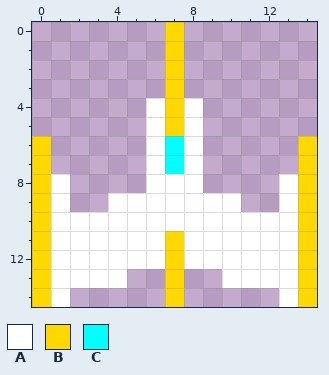
A pixel-art sprite gets an edit: assets/player.png. The picture above was drawn from the file before the commit.
The file is 15x15 pixels.
Palette (. is transparent): A #ffffff  B #ffd800  C #00ffff
Pixels before, first column x 0:
 0 .......B.......
 1 .......B.......
 2 .......B.......
 3 .......B.......
 4 ......ABA......
 5 ......ABA......
 6 B.....ACA.....B
 7 B.....ACA.....B
 8 BA....AAA....AB
 9 BA..AAAAAAA..AB
10 BAAAAAAAAAAAAAB
11 BAAAAAABAAAAAAB
12 BAAAAAABAAAAAAB
13 BAAAA..B..AAAAB
14 BA.....B.....AB
Once edited:
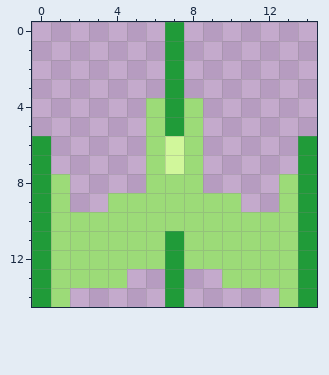
The commit says: Updated the player sprite to follow a new monochromatic color palette.
The exact change:
colour A: #ffffff -> #9cdb78
colour B: #ffd800 -> #209b39
colour C: #00ffff -> #d1f79b
Boxes around the changes in both pictures, in picture pixels (x1, y1, x2, y2):
changed: (32, 22, 317, 307)
